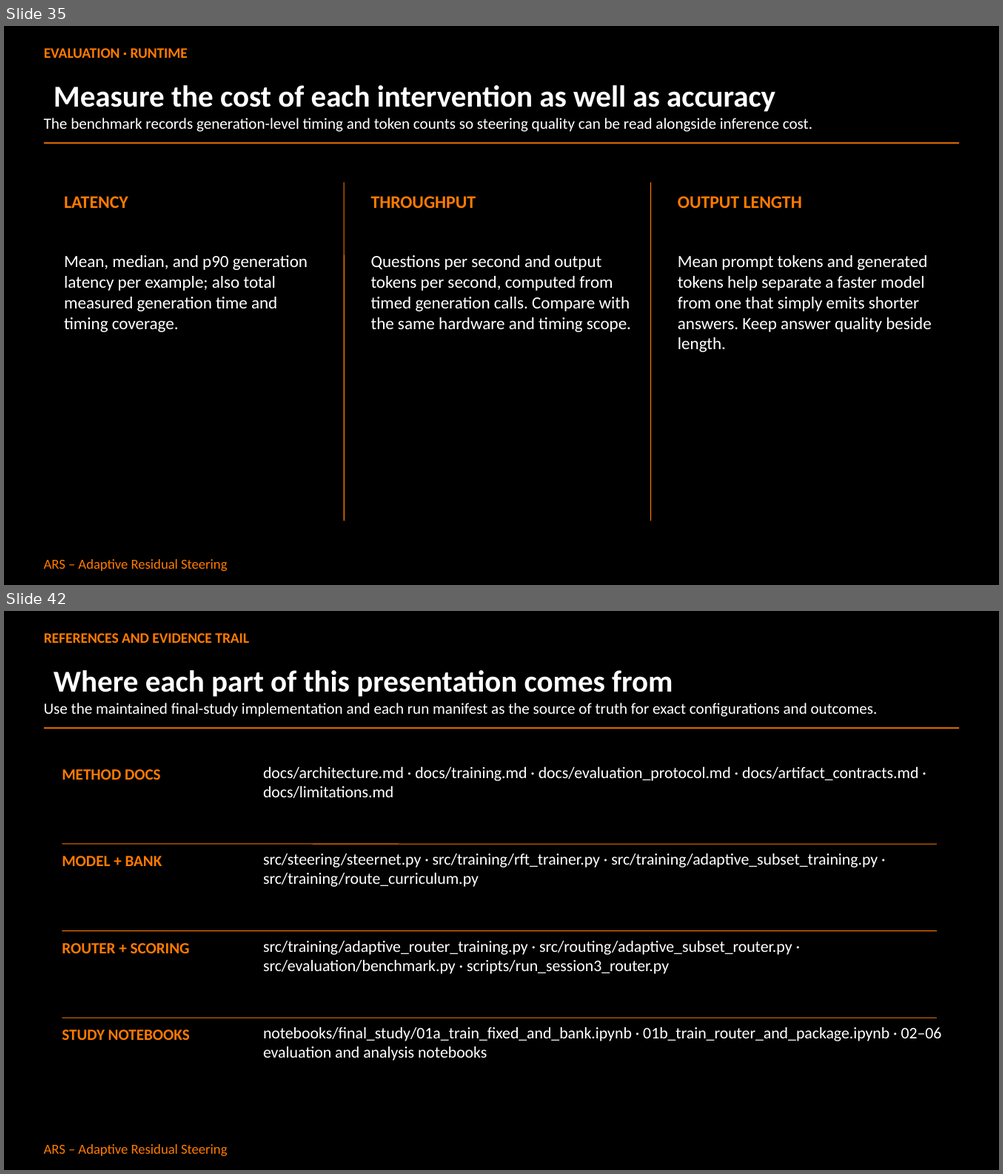
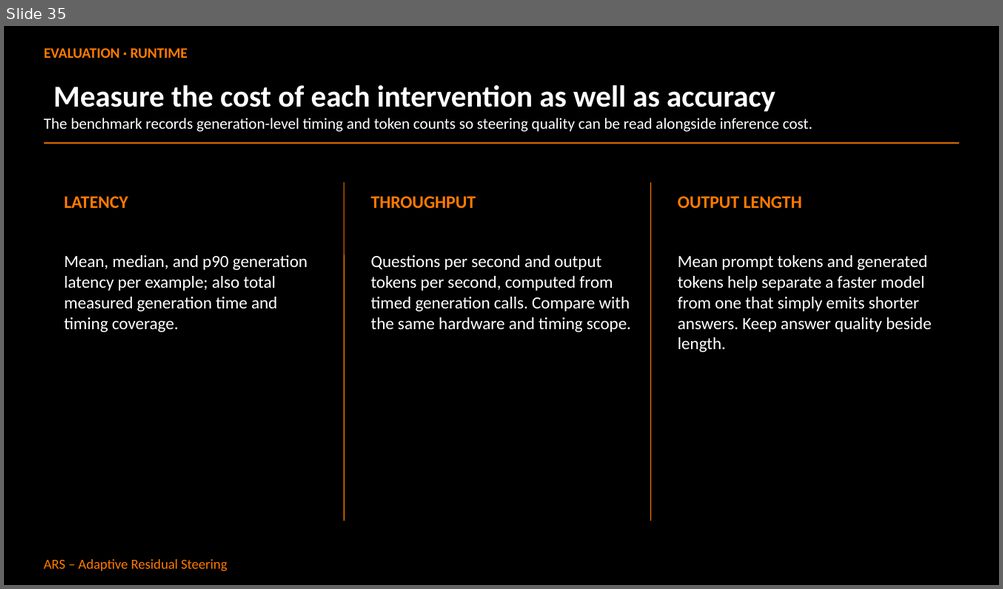
Before and after one commit to Abdullah182155/adaptive-residual-steering, a slide deck: ARS_Research_Presentation.pptx. Shown one above the other, each under a label of ours: slides 35 and 42 before the commit, slide 35 after it; the slides between them are not shown. The pictures are 1003x1174 and 1003x589 pixels, drawn with LibreOffice and Linux fonts; fonts in the diff are those of the drawing. Boxes give left, top, right and bottom in pixels: in the first picture for what was removed or moved away, otherwise in the second. Text is boxed around its words. In the diff, an @@ line names an element or a change of style, - is before the commit and + after.

Commit message:
docs: finalize research handoff and presentation
Record the completed benchmark evidence, release provenance, limitations, and references alongside the reviewed research deck.

```diff
--- a/ARS_Research_Presentation.pptx
+++ b/ARS_Research_Presentation.pptx
@@ slide 42 removed at (4,611,999,1170), background #000000; not listed: 1 template element that a slide beside it also shows @@
@@ text removed at (44,633,249,643) @@
-REFERENCES AND EVIDENCE TRAIL
@@ title removed at (54,670,672,697) @@
-Where each part of this presentation comes from
@@ text removed at (44,703,877,717) @@
-Use the maintained final-study implementation and each run manifest as the source of truth for exact configurations and outcomes.
@@ line removed from (44, 729) to (959, 729) @@
@@ text removed at (62,769,161,780) @@
-METHOD DOCS
@@ text removed at (263,766,918,798) @@
-docs/architecture.md · docs/training.md · docs/evaluation_protocol.md · docs/artifact_contracts.md · docs/limitations.md
@@ line removed from (62, 843) to (937, 843) @@
@@ text removed at (263,853,877,887) @@
-src/steering/steernet.py · src/training/rft_trainer.py · src/training/adaptive_subset_training.py · src/training/route_curriculum.py
@@ text removed at (62,856,162,866) @@
-MODEL + BANK
@@ line removed from (62, 931) to (937, 931) @@
@@ text removed at (62,943,190,954) @@
-ROUTER + SCORING
@@ text removed at (263,940,792,974) @@
-src/training/adaptive_router_training.py · src/routing/adaptive_subset_router.py · src/evaluation/benchmark.py · scripts/run_session3_router.py
@@ line removed from (62, 1018) to (937, 1018) @@
@@ text removed at (62,1030,190,1040) @@
-STUDY NOTEBOOKS
@@ text removed at (263,1027,942,1061) @@
-notebooks/final_study/01a_train_fixed_and_bank.ipynb · 01b_train_router_and_package.ipynb · 02–06 evaluation and analysis notebooks
```
Also in this commit, not shown: 8 slides changed, 15 slides added, 8 other slides removed, 12 other files.
